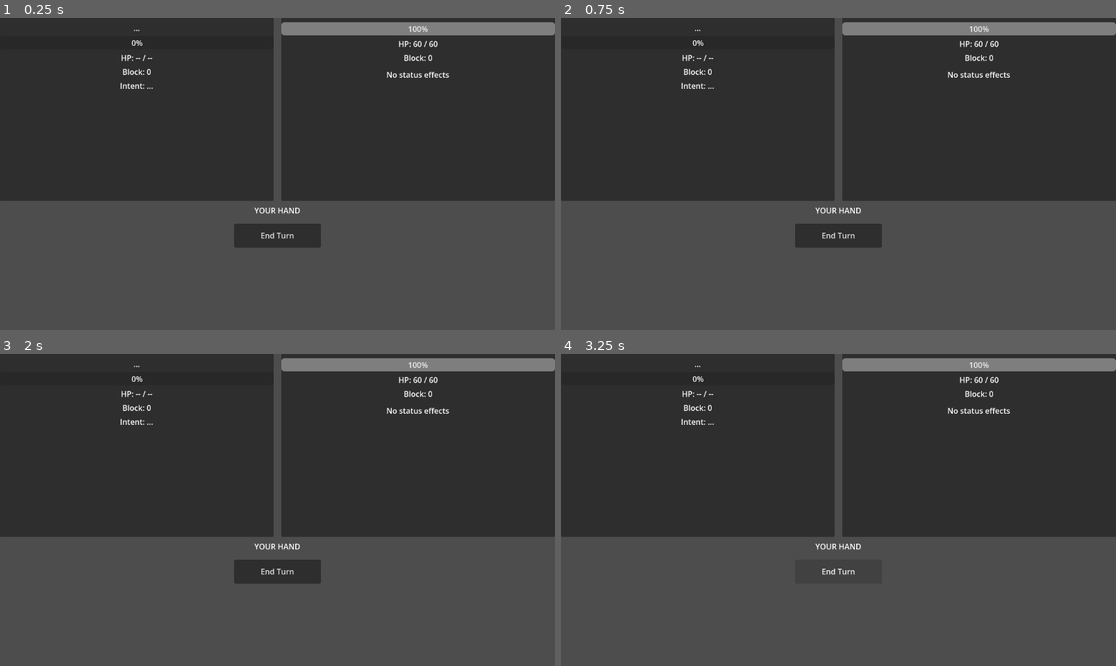
Above: before the commit, frames 1-4 (two rows, left to right).
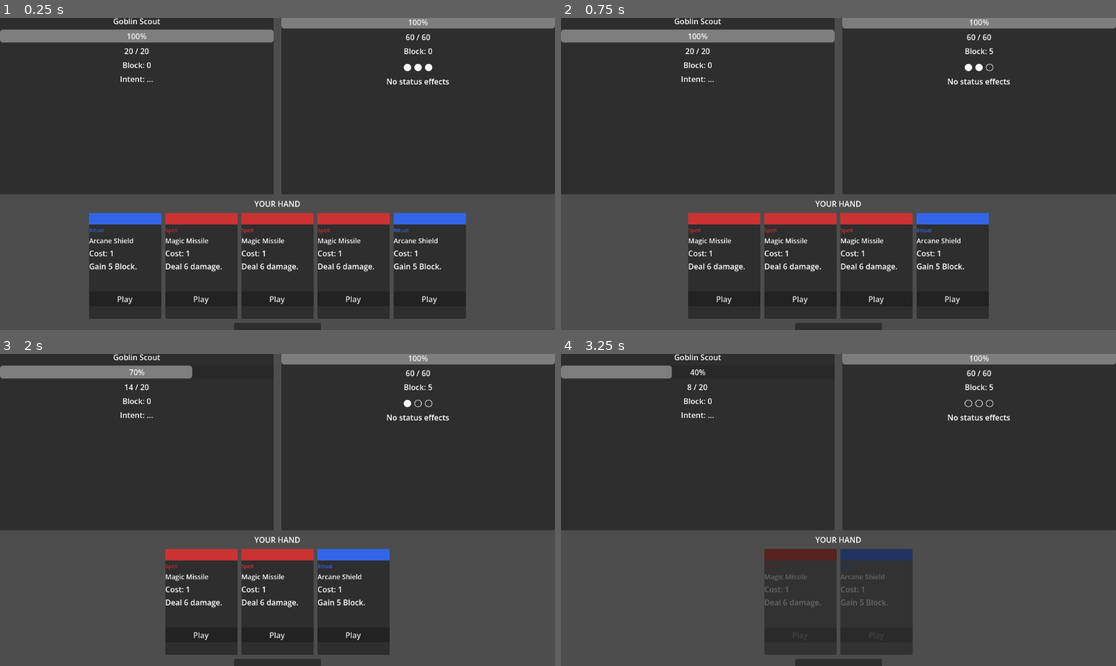
Above: after the commit, the same moments.

Repository: gasoto-dev/dungeon-cards
Game: Godot game, scene res://scenes/combat_scene.tscn
The game is run twice, just before and just after one commit, with the same random seed, the same clock (stepped at 60 frames per second) and the same inputs. The project has no main scene, so this scene is started directly.
Inputs (mouse positions are in pixels of both pictures, inside the frame that each line leads up to):
- Up to frame 1 (0.25 s): no input
- Up to frame 2 (0.75 s): click (688, 298) at 0.5 s, where only the run after the commit has a clickable "Play"
- Up to frame 3 (2 s): click (160, 634) at 1.25 s, where only the run after the commit has a clickable "Play"
- Up to frame 4 (3.25 s): click (760, 634) at 2 s, where only the run after the commit has a clickable "Play"; click (838, 572) at 2.75 s, where only the run before the commit has a clickable "End Turn"

The runs differ from the first frame. In frame 1, 28% of the frame differs, in the area x 0-100%, y 0-100%; in frame 2, 24%; in frame 3, 19%; in frame 4, 13%.
Error before the commit: Parse Error: Invalid argument for "add_child()" function: argument 1 should be "Node" but is "CombatManager". (res://scenes/CombatScene.gd:57)
Error after the commit: Invalid access to property or key 'block' on a base object of type 'RefCounted (GoblinScout)'. (res://scenes/CombatScene.gd:141)

Commit message:
fix: remove add_child(combat_manager) — not a Node
CombatManager has no _process/_physics_process and does not need to
be in the scene tree. Storing as a plain reference is sufficient.
add_child() was causing a crash since CombatManager doesn't extend Node.

Diff:
--- a/scenes/CombatScene.gd
+++ b/scenes/CombatScene.gd
@@ -54,7 +54,7 @@
 	player = Player.new()
 	enemy = GoblinScout.new()
 	combat_manager = CombatManager.new(player, enemy)
-	add_child(combat_manager)
+	# CombatManager is purely data-driven (no _process) — no add_child needed
 
 	# Wire signals
 	combat_manager.state_changed.connect(_on_state_changed)
